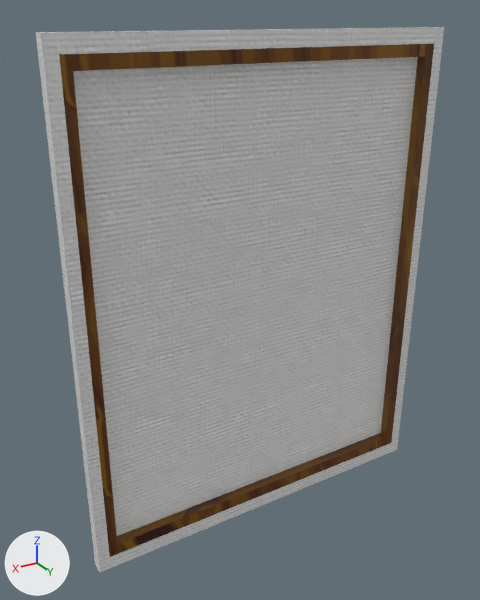
An edit to the glTF model src/worlds/Gathering-Place/assets/models/objects/artobjects/painting-turtle/painting-turtle.glb, drawn before and after from the same camera.
Camera for both pictures: a 50 mm camera at (2.69, 4.07, 5.98) aimed at (0.19, -0.11, 3.89). The axes (+X, +Y, +Z) are drawn at lower left. The lights are the same throughout. Where no turn or scale is listed for an object, it has been applied to the vertices.

In view in the first picture: 'painting_canvas.001', 'painting_canvas.002'.
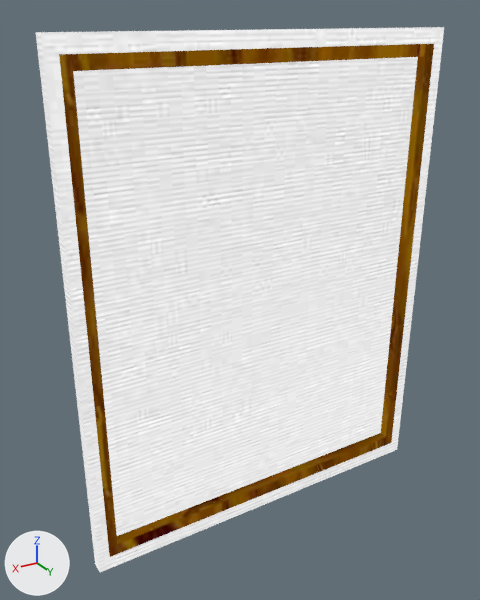
Boxes (x1, y1, x2, y2) around the edits, measured in the pictures (480 x 600 px):
'painting_canvas.002', surface changed (grey to white)
    both: (36, 27, 444, 572)
'painting_canvas.001', surface changed
    both: (59, 44, 434, 557)

Edits to the bpy script that builds the scene:
```text
Add img_canvas_basecolor_jpg:
    img_canvas_basecolor_jpg = load_image('canvas_baseColor.jpg', '_unpacked/canvas_baseColor.jpg', 1024, 1024, 'sRGB')
Add img_frame_basecolor_jpg:
    img_frame_basecolor_jpg = load_image('frame_baseColor.jpg', '_unpacked/frame_baseColor.jpg', 1024, 1024, 'sRGB')
Change mat_frame:
    remove # nodes: BsdfPrincipled, NormalMap, OutputMaterial, SeparateColor, TexImage x3
    remove # uses the picture img_image_3
    remove # uses the picture img_image_4
    remove # uses the picture img_image_5
    nodes: BsdfTransparent, Emission, LightPath, MixShader, OutputMaterial, TexImage
    uses the picture img_frame_basecolor_jpg
Change mat_canvas:
    remove # nodes: BsdfPrincipled, NormalMap, OutputMaterial, SeparateColor, TexImage x3
    remove # uses the picture img_image_0
    remove # uses the picture img_image_1
    remove # uses the picture img_image_2
    nodes: BsdfTransparent, Emission, LightPath, MixShader, OutputMaterial, TexImage
    uses the picture img_canvas_basecolor_jpg
```
